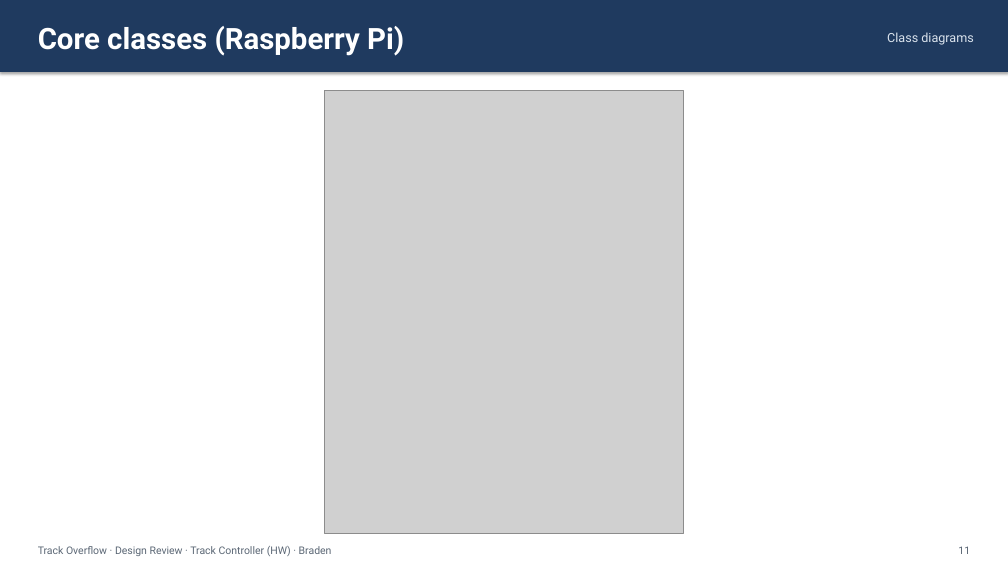
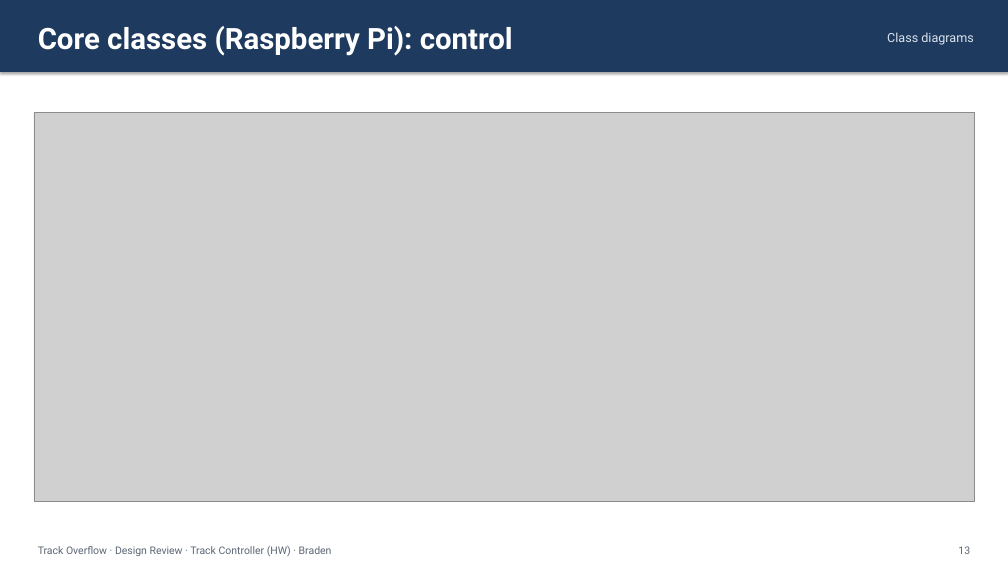
Before and after one commit to Landiss04/Track-Overflow, a slide deck: slide 13 of documents/slides/design_review_track_ctrl_hw.pptx (slide 11 before the commit). Drawn at 1008x567 pixels with LibreOffice and Linux fonts; fonts in the diff are those of the drawing; grey boxes stand for pictures. Boxes give left, top, right and bottom in pixels: in the first picture for what was removed or moved away, otherwise in the second. Text is boxed around its words. In the diff, an @@ line names an element or a change of style, - is before the commit and + after.

Commit message:
Design review deck: larger, split class diagrams; zoomed architecture
- Split the host-side, core and boundary-type class diagrams into
  smaller diagrams, one per slide, so each fills the slide width.
- Added zoomed host PC and Raspberry Pi crops of the architecture
  diagram, following hand edits to the deck.
- Diagram slides start right under the title bar; edge-to-edge slides
  drop the footer.
- Removed in-image titles from every diagram (the slide and SDD
  headings name them).

```diff
--- a/documents/slides/design_review_track_ctrl_hw.pptx
+++ b/documents/slides/design_review_track_ctrl_hw.pptx
@@ text at (38, 26, 513, 56): text changed @@
-Core classes (Raspberry Pi)
+Core classes (Raspberry Pi): control
@@ picture: place and size @@
-picture at (324, 91, 684, 533)
+picture at (34, 113, 974, 501)
@@ text at (958, 546, 970, 554): text changed @@
-11
+13
```
Also in this commit, not shown: 20 other slides changed, 6 slides added, 41 other files.
